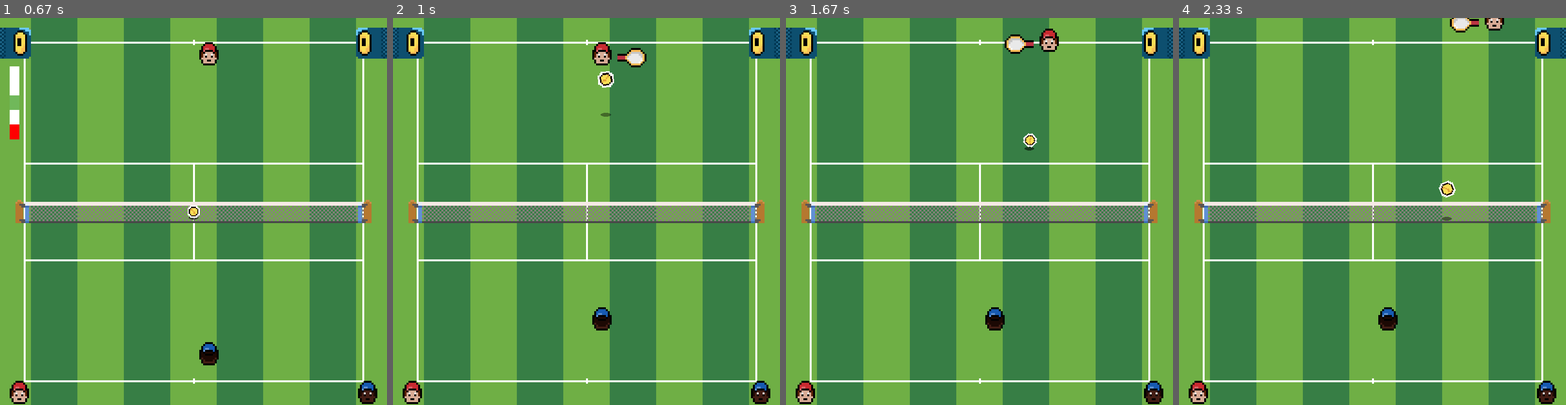
Above: before the commit, frames 1-4 (left to right).
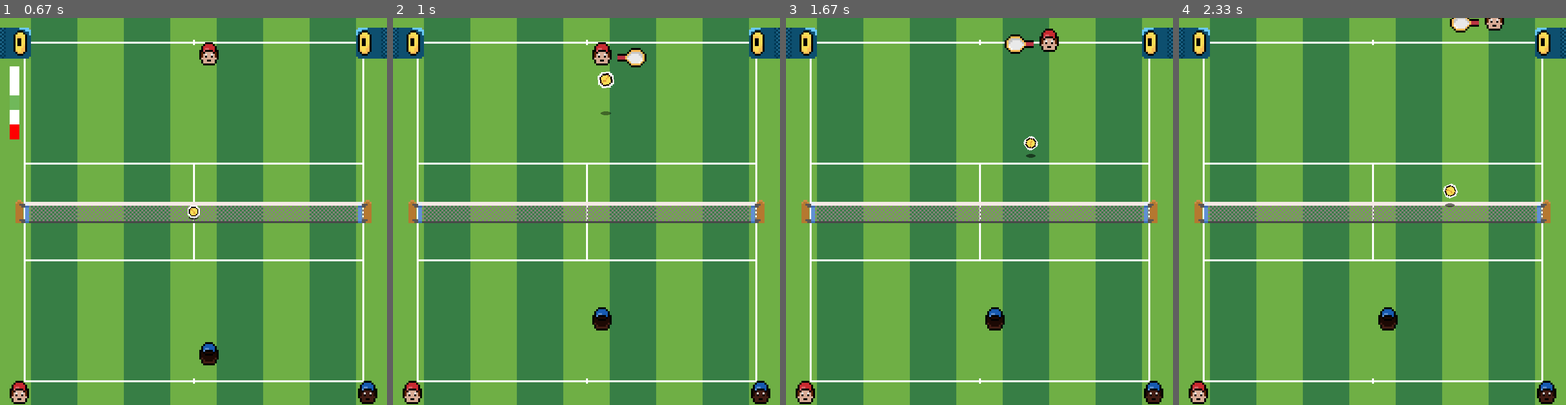
Above: after the commit, the same moments.

Repository: nickbarrie/pygame-tennis
Game: pygame game, started from game.py
Same seed, same stepped clock (60 frames per second), same inputs: the game is played once before the commit and once after it.
Inputs:
- Up to frame 1 (0.67 s): tap 1 at 0.33 s
- Up to frame 2 (1 s): tap Space at 0.67 s
- Up to frame 3 (1.67 s): hold D 1-1.47 s; tap Space at 1.07, 1.37, 1.62 s; hold W from 1.55 s (still down)
- Up to frame 4 (2.33 s): release W at 1.85 s; hold D from 1.88 s (still down); tap Space at 1.95, 2.25 s

Frame 1 is identical in both runs. In frame 2, less than 0.1% of the frame differs, in the area x 52-58%, y 13-26%; in frame 3, 0.1%; in frame 4, 0.2%, in the area x 67-73%, y 42-53%.

Commit message:
optimze ball

Diff:
--- a/ball.py
+++ b/ball.py
@@ -3,6 +3,17 @@
 
 
 class Ball(pygame.sprite.Sprite):
+    drag_coefficient = 0.995
+    cutoff_speed = 0.1
+    gravity = 0.04
+    bounce_resitution = -0.9
+    bounce_resitution_net = -0.2
+
+
+    min_z = 0
+    max_z = 50
+    min_radius = 10
+    max_radius = 20
 
 
 
@@ -11,10 +22,13 @@
         self.x = x
         self.y = y
         self.z = z
+
         self.radius = radius
+
         self.speed_x = 0
         self.speed_y = 0
         self.speed_z = 0
+
         self.served = False
         self.last_hit_time = 0
         self.hit_cooldown = 500
@@ -22,28 +36,22 @@
         self.in_play = False
         self.angle = 0
 
+
         if sprite_sheet is not None:
             self.image = pygame.Surface((SPRITE_SIZE, SPRITE_SIZE), pygame.SRCALPHA)
             self.image.blit(sprite_sheet, (0, 0), (5 * SPRITE_SIZE, 0, SPRITE_SIZE, SPRITE_SIZE))
-
-            self.rect = self.image.get_rect()  # Create a rect from the image size
-            self.rect.center = (x, y)  # Set initial position
-        else:
-            self.rect = pygame.Rect(x - radius, y - radius, radius , radius )
-            self.rect.center = (x, y)
 
     def check_net_collision(self, net):
         if self.z <= net.height:
             ball_rect = pygame.Rect(self.x - self.radius, self.y - self.radius, self.radius * 2, self.radius * 2)
             net_rect = pygame.Rect(net.x, net.y, net.width, net.height)
             if ball_rect.colliderect(net_rect):
-                self.speed_y *= -0.2
+                self.speed_y *= self.bounce_resitution_net
                 return True
         return False
 
     def serve(self, speed_x, speed_y, speed_z, player_x, player_y):
         if not self.served:
-            print("Ball served")
             self.x = player_x
             self.y = player_y
             self.z = 1
@@ -60,32 +68,26 @@
         return self.speed_z == 0 and self.z == 0 and self.speed_x == 0 and self.speed_y == 0
 
     def apply_friction(self):
-        drag_coefficient = 0.997  # Simulate friction or air resistance
-        cutoff_speed = 0.1
+        self.speed_x *= self.drag_coefficient
+        self.speed_y *= self.drag_coefficient
 
-        self.speed_x *= drag_coefficient
-        self.speed_y *= drag_coefficient
-
-        self.speed_x *= drag_coefficient
-        self.speed_y *= drag_coefficient
-
-        if abs(self.speed_x) < cutoff_speed:
+        if abs(self.speed_x) < self.cutoff_speed:
             self.speed_x = 0
-        if abs(self.speed_y) < cutoff_speed:
+        if abs(self.speed_y) < self.cutoff_speed:
             self.speed_y = 0
-        if abs(self.speed_z) < cutoff_speed and self.z <= 0.02:
+        if abs(self.speed_z) < self.cutoff_speed and self.z <= 0.02:
             self.speed_z = 0
             self.z = 0
 
 
     def apply_gravity(self):
         if self.z > 0:
-            self.speed_z -= 0.035
+            self.speed_z -= self.gravity
 
 
     def apply_bounce(self):
         if self.z < 0:
-            self.speed_z *= -0.9
+            self.speed_z *= self.bounce_resitution
             self.bounce_count += 1
 
     def apply_spin(self):
@@ -103,8 +105,6 @@
         self.y += self.speed_y
         self.z += self.speed_z
 
-        self.rect.center = (self.x, self.y)
-
         self.apply_bounce()
         self.apply_friction()
         self.apply_gravity()
@@ -112,42 +112,29 @@
 
 
 
-    def scale_radius(self, min_z, max_z, min_radius, max_radius):
-        z = max(min_z, min(max_z, self.z))
-        return min_radius + (max_radius - min_radius) * ((z - min_z) / (max_z - min_z))
+    def scale_radius(self):
+        z = max(self.min_z, min(self.max_z, self.z))
+        return self.min_radius + (self.max_radius - self.min_radius) * ((z - self.min_z) / (self.max_z - self.min_z))
 
-    def draw(self,screen):
 
-        min_z = 0
-        max_z = 50
-        min_radius = 10
-        max_radius = 20
-        scaled_radius = self.scale_radius(min_z, max_z, min_radius, max_radius)
-
+    def draw(self, screen):
+        scaled_radius = self.scale_radius()
 
         scaled_image = pygame.transform.scale(self.image, (int(SCALE_FACTOR * scaled_radius), int(SCALE_FACTOR * scaled_radius)))
         scaled_rotated_image = pygame.transform.rotate(scaled_image, self.angle)
         rotated_rect = scaled_rotated_image.get_rect(center=(self.x, self.y))
 
+        shadow_width = max(1, int(scaled_radius * (2 - self.z / self.max_z)))
+        shadow_height = max(1, int(scaled_radius * .7 * (1.2 - self.z / self.max_z)))
+        shadow_color = (0, 0, 0, max(0, min(255, int(150 * (1 - self.z / self.max_z)))))
 
-            # Draw the shadow
-        shadow_width = max(1, int(scaled_radius * (2 - self.z / max_z)))
-        shadow_height = max(1, int(scaled_radius * .7 * (1.2 - self.z / max_z)))
-
-        shadow_color = (0, 0, 0, max(0, min(255, int(150 * (1 - self.z / max_z)))))
-
-
-        # Create a surface for the shadow with alpha transparency
         shadow_surface = pygame.Surface((shadow_width, shadow_height), pygame.SRCALPHA)
         pygame.draw.ellipse(shadow_surface, shadow_color, shadow_surface.get_rect())
 
-        # Calculate shadow position (directly below the ball)
         shadow_x = self.x - shadow_width // 2
-        shadow_y = self.y + scaled_radius // 2 + self.z * SCALE_FACTOR  # The shadow is slightly below the ball's y-position
+        shadow_y = self.y + scaled_radius // 2 + self.z * SCALE_FACTOR
 
-        # Draw the shadow on the screen
         screen.blit(shadow_surface, (shadow_x, shadow_y))
-
         screen.blit(scaled_rotated_image, rotated_rect.topleft)
 
     def can_be_hit(self):
